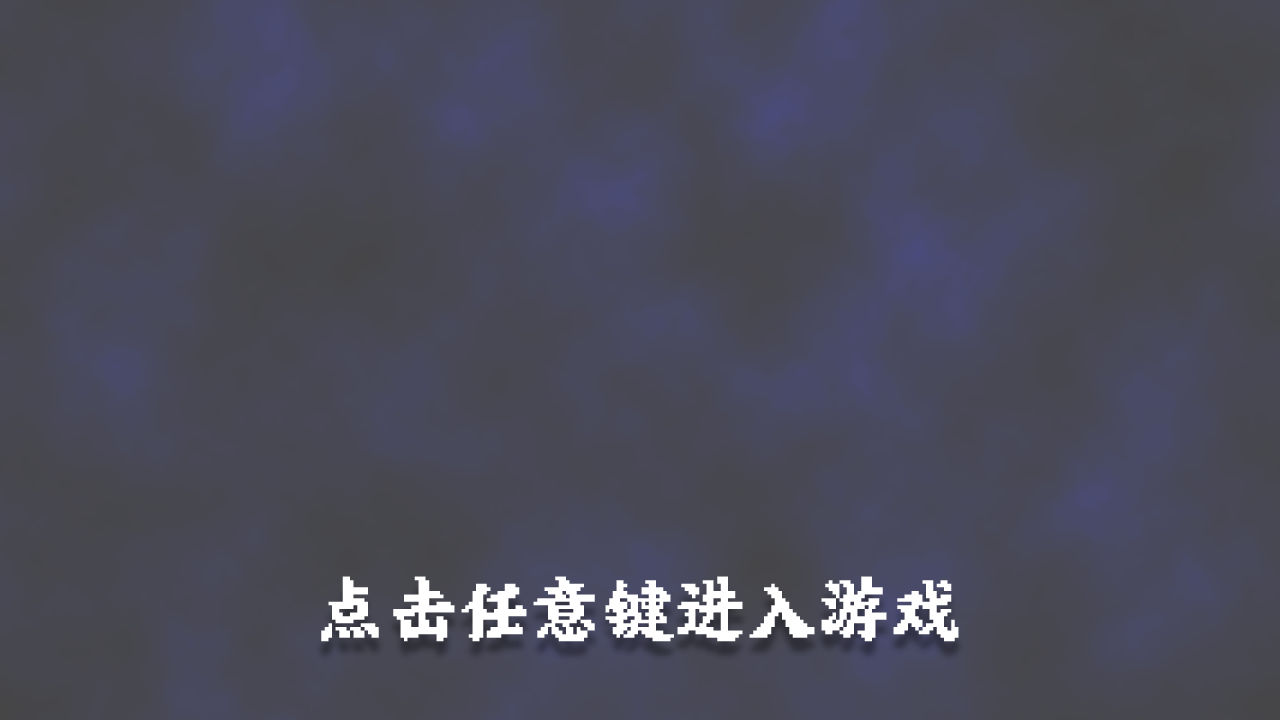
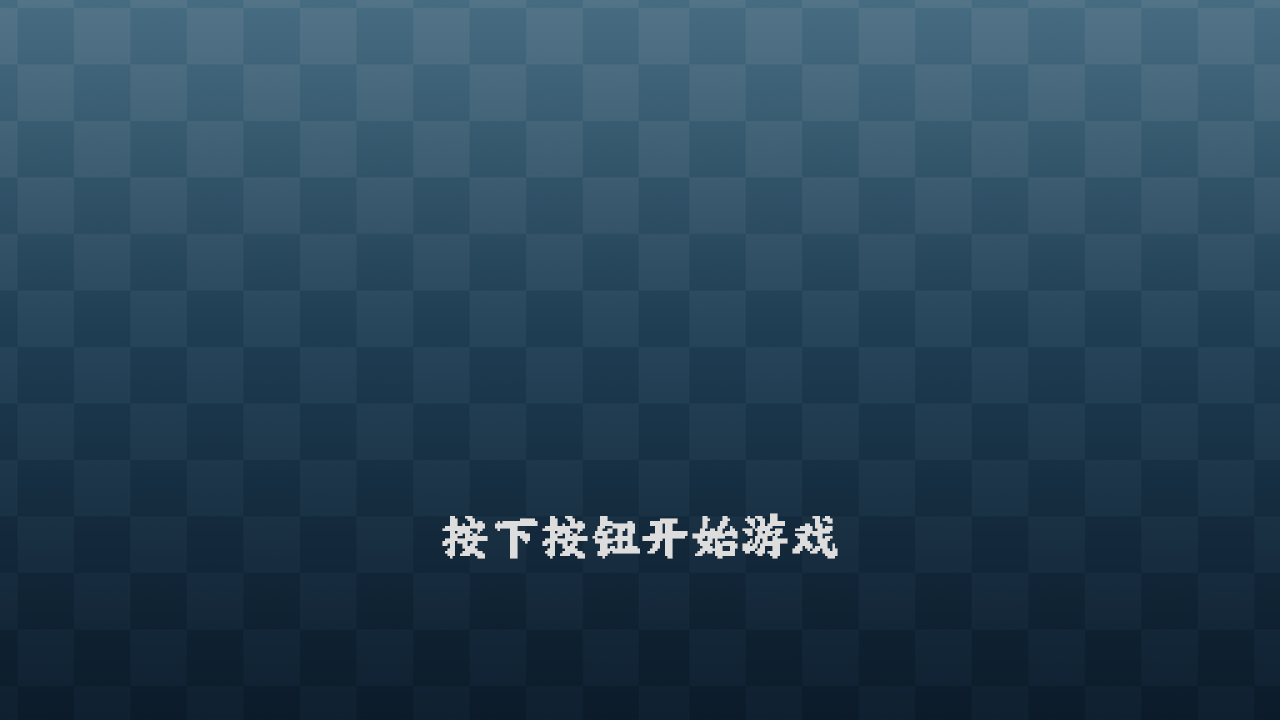
Layers edited between the first and the second w=1280, h=720 image:
added layer "按下按钮开始游戏" above "图层 2" over [442, 513, 838, 559]
renamed "点击任意键进入游戏" to "图层 2", painted on it over [0, 0, 1280, 720]
removed layer "图层 1" (was divide, 34%) over [0, 0, 1280, 720]
removed layer "背景" over [0, 0, 1280, 720]
